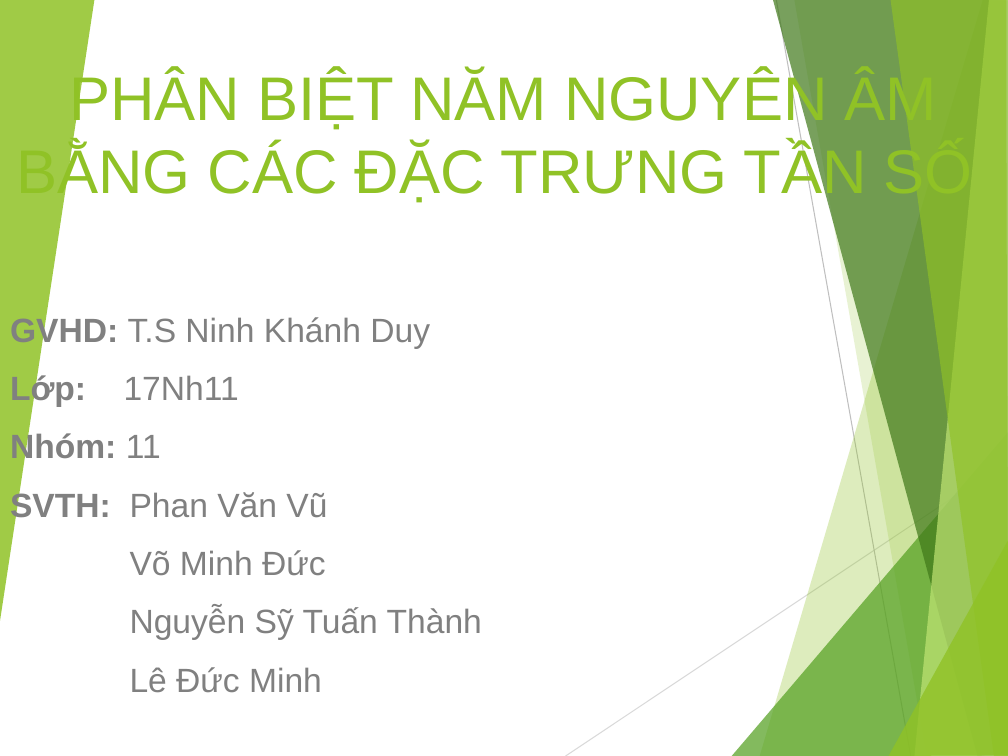
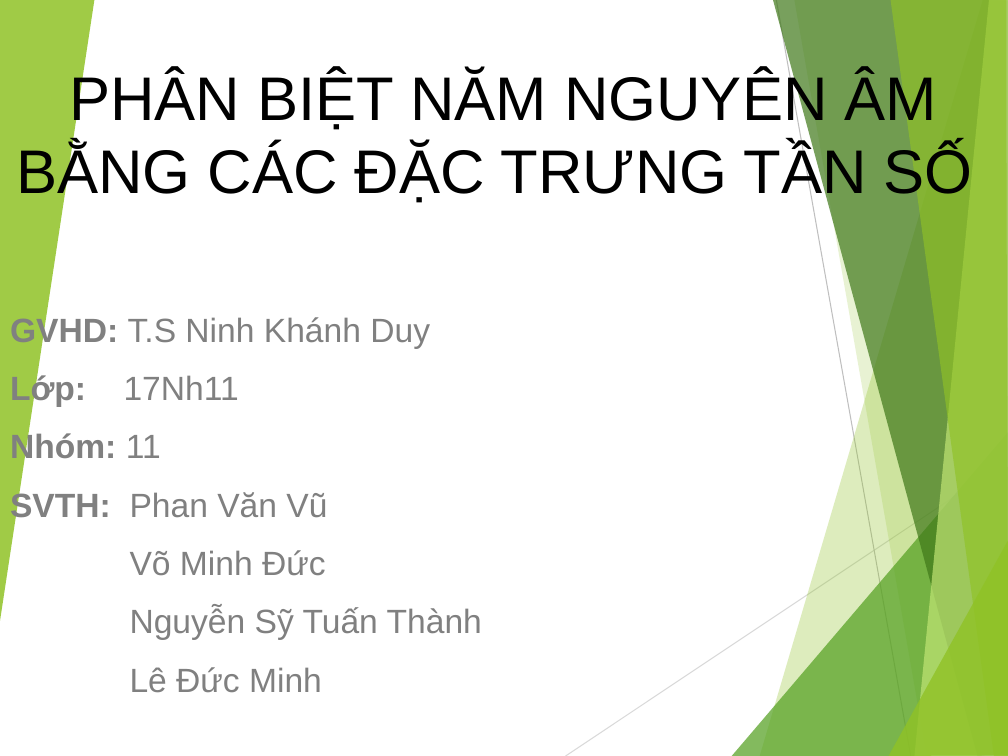
Before and after one commit to nhom-11-xlths/dE_02, a slide deck: slide 1 of SlideBaoCao.pptx. Drawn at 1008x756 pixels with LibreOffice and Linux fonts; fonts in the diff are those of the drawing. Boxes give left, top, right and bottom in pixels: in the first picture for what was removed or moved away, otherwise in the second. Text is boxed around its words. In the diff, an @@ line names an element or a change of style, - is before the commit and + after.

```diff
--- a/SlideBaoCao.pptx
+++ b/SlideBaoCao.pptx
@@ title "PHÂN BIỆT NĂM NGUYÊN ÂM ..." at [16, 70, 973, 205]: text colour #90C226 to #000000 @@
```
Also in this commit, not shown: 3 other slides changed, 1 slide added, 2 slides removed.
